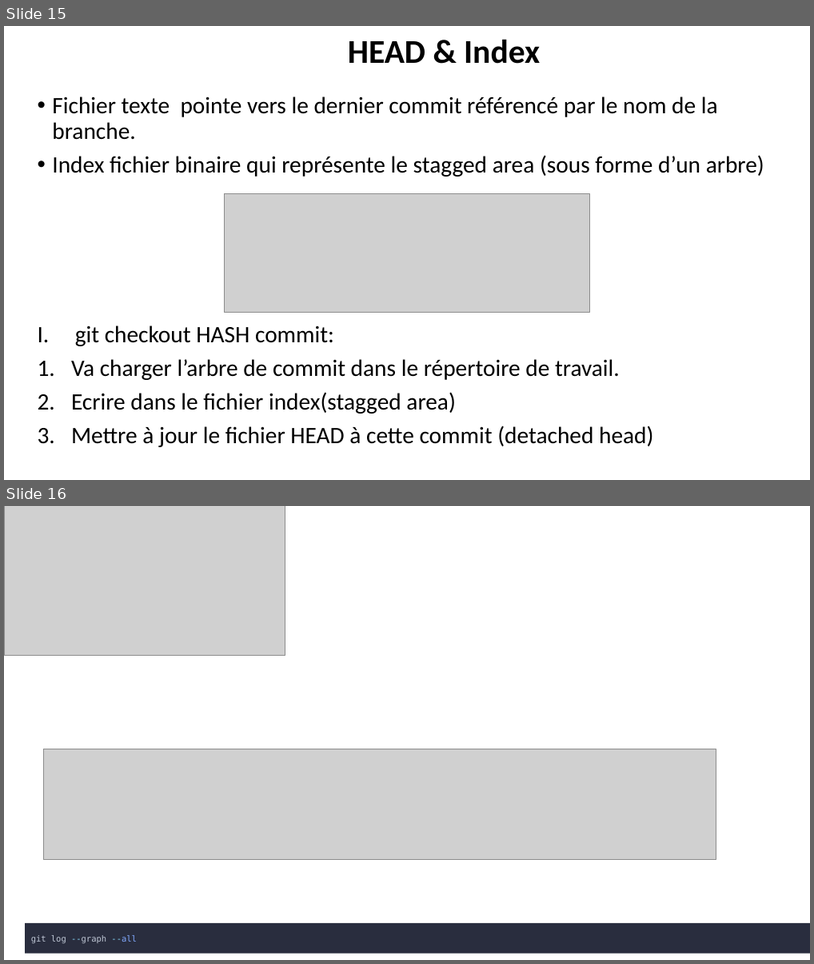
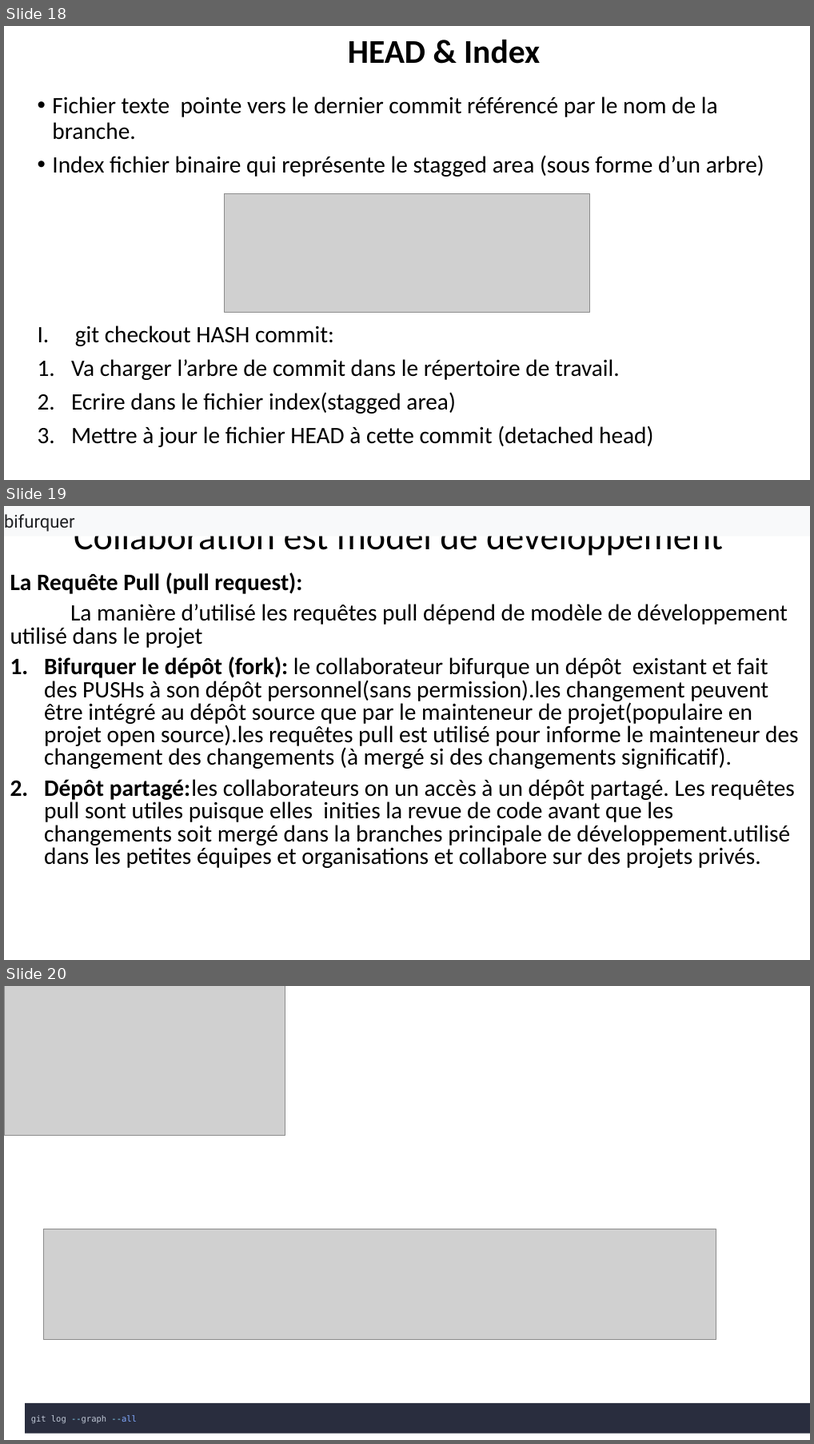
Before and after one commit to belakebiboussad/form, a slide deck: Formation Git.pptx. Shown one above the other, each under a label of ours: slides 15 and 16 before the commit, slides 18, 19 and 20 after it. The pictures are 814x964 and 814x1444 pixels, drawn with LibreOffice and Linux fonts; fonts in the diff are those of the drawing; grey boxes stand for pictures. Boxes give left, top, right and bottom in pixels: in the first picture for what was removed or moved away, otherwise in the second. Text is boxed around its words. In the diff, an @@ line names an element or a change of style, - is before the commit and + after.

```diff
--- a/Formation Git.pptx
+++ b/Formation Git.pptx
@@ slide 19 added at (x1=4, y1=506, x2=810, y2=960), background #FFFFFF @@
@@ rectangle added at (x1=4, y1=506, x2=810, y2=536), fill #F8F9FA, 21 pt, text #202124 @@
+bifurquer
@@ title added at (x1=74, y1=518, x2=723, y2=556), 44 pt, text #000000 @@
+Collaboration est model de développement
@@ text added at (x1=10, y1=572, x2=799, y2=868), 28 pt, text #000000 @@
+La Requête Pull (pull request):
+La manière d’utilisé les requêtes pull dépend de modèle de développement utilisé dans le projet
+1. Bifurquer le dépôt (fork): le collaborateur bifurque un dépôt existant et fait des PUSHs à son dépôt personnel(sans permission).les changement peuvent être intégré au dépôt source que par le mainteneur de projet(populaire en projet open source).les requêtes pull est utilisé pour informe le mainteneur des changement des changements (à mergé si des changements significatif).
+2. Dépôt partagé: les collaborateurs on un accès à un dépôt partagé. Les requêtes pull sont utiles puisque elles inities la revue de code avant que les changements soit mergé dans la branches principale de développement.utilisé dans les petites équipes et organisations et collabore sur des projets privés.
@@ what was slide 15 is now slide 18 @@
@@ what was slide 16 is now slide 20 @@
```
Also in this commit, not shown: 5 slides changed, 3 other slides added, 3 other files.
